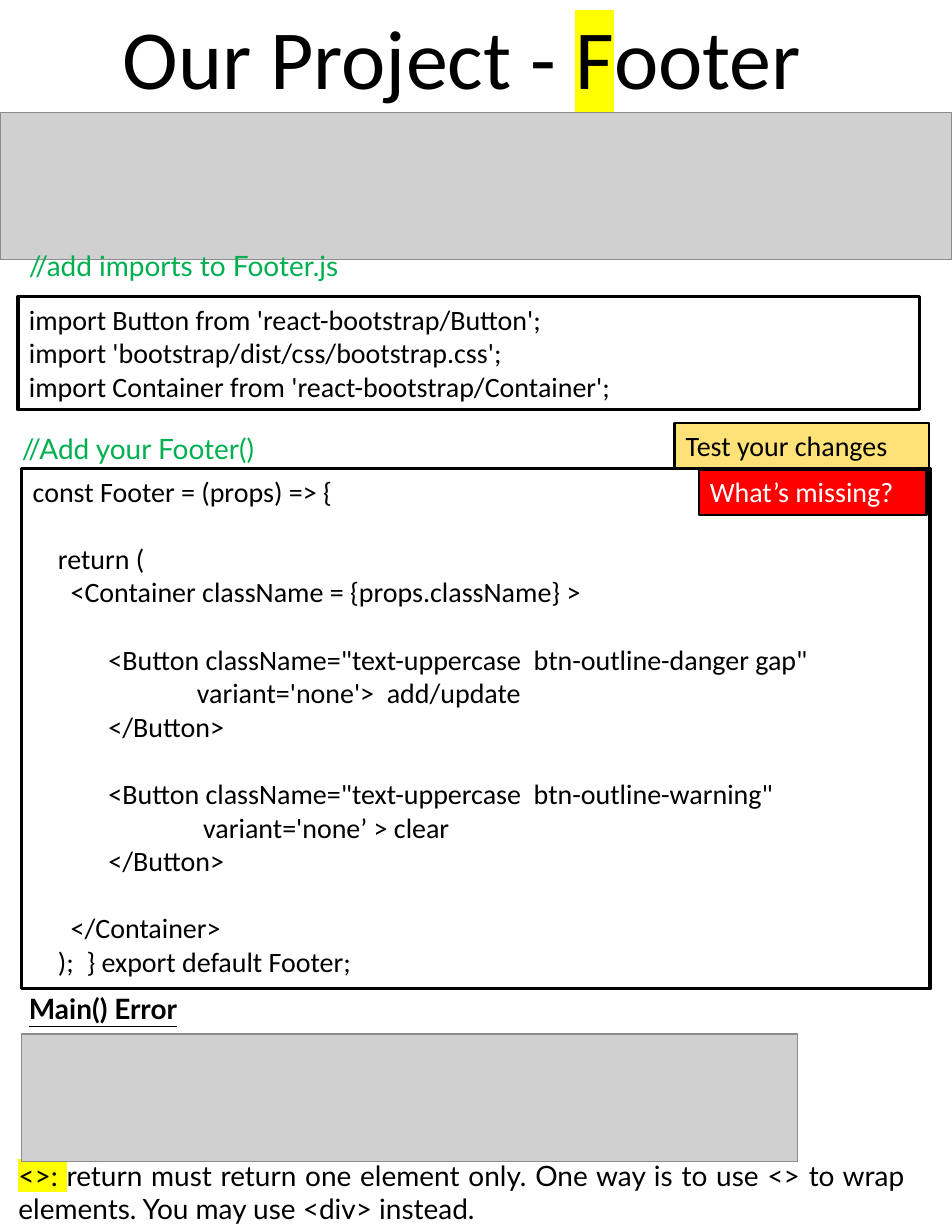
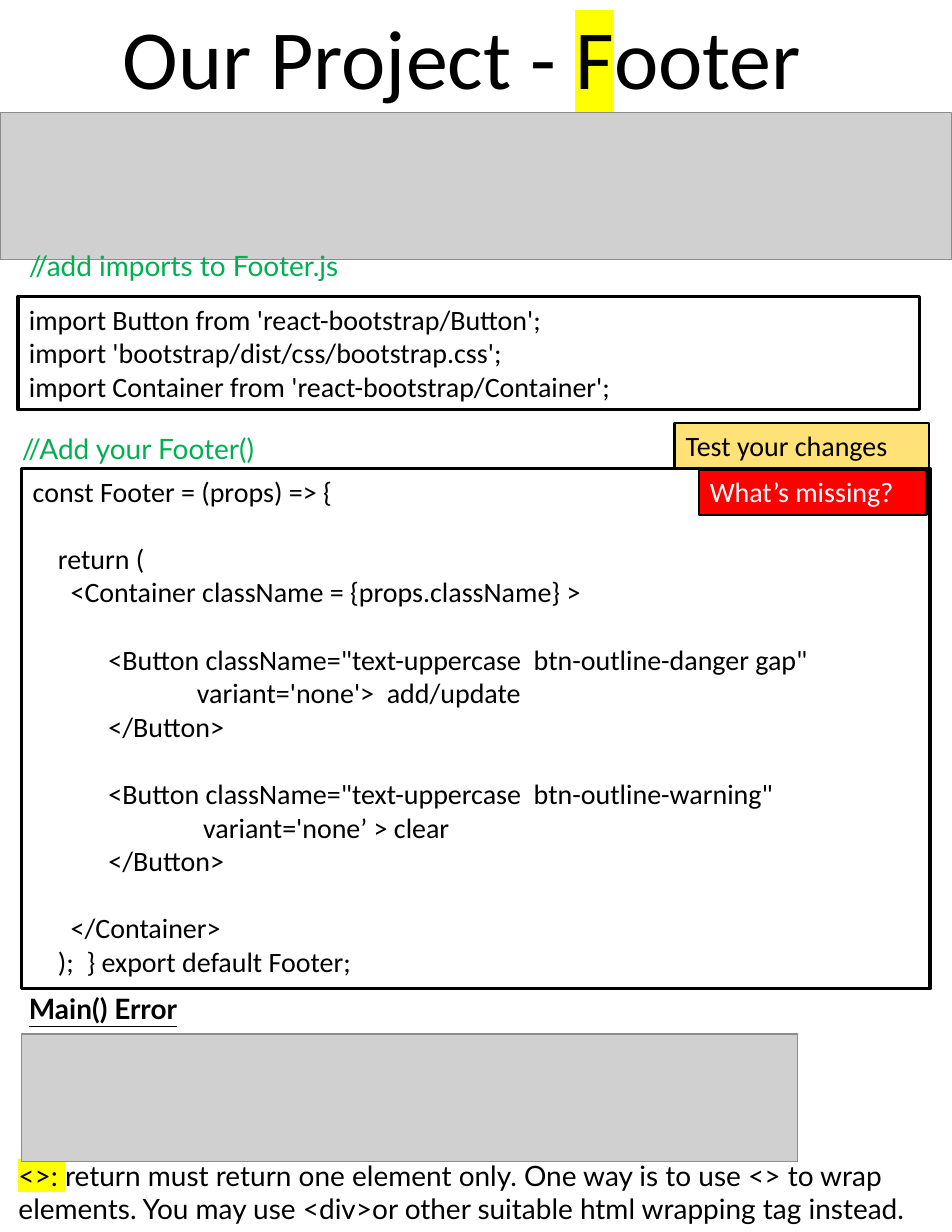
Before and after one commit to scorpion0511/mytracker, a slide deck: slide 28 of doc/React.pptx. Drawn at 952x1232 pixels with LibreOffice and Linux fonts; fonts in the diff are those of the drawing; grey boxes stand for pictures. Boxes give left, top, right and bottom in pixels: in the first picture for what was removed or moved away, otherwise in the second. Text is boxed around its words. In the diff, an @@ line names an element or a change of style, - is before the commit and + after.

```diff
--- a/doc/React.pptx
+++ b/doc/React.pptx
@@ text at (18,1165,904,1224): text changed @@
-<>: return must return one element only. One way is to use <> to wrap elements. You may use <div> instead.
+<>: return must return one element only. One way is to use <> to wrap elements. You may use <div>or other suitable html wrapping tag instead.
```
Also in this commit, not shown: 1 other slide changed, 7 slides added.
